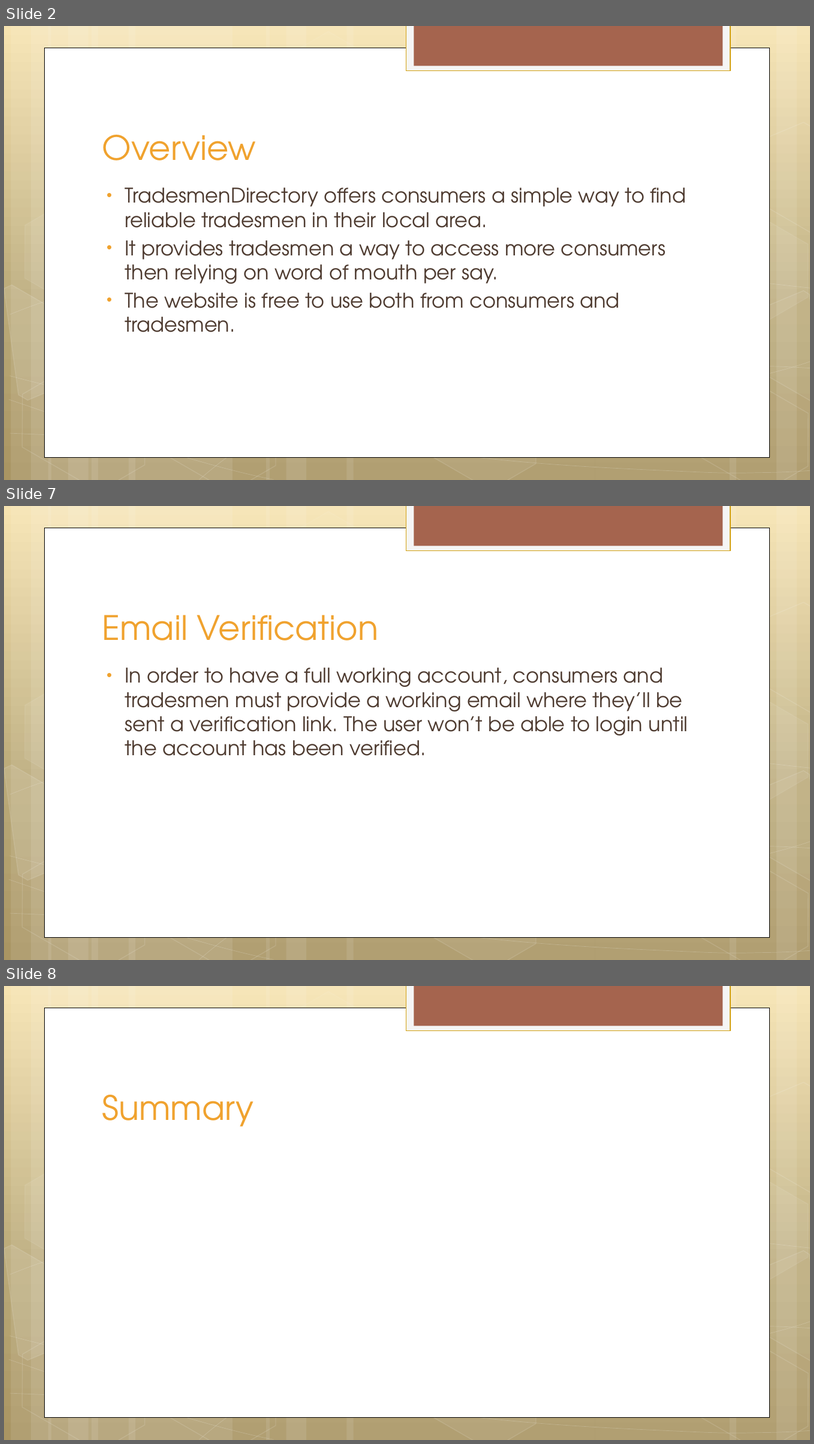
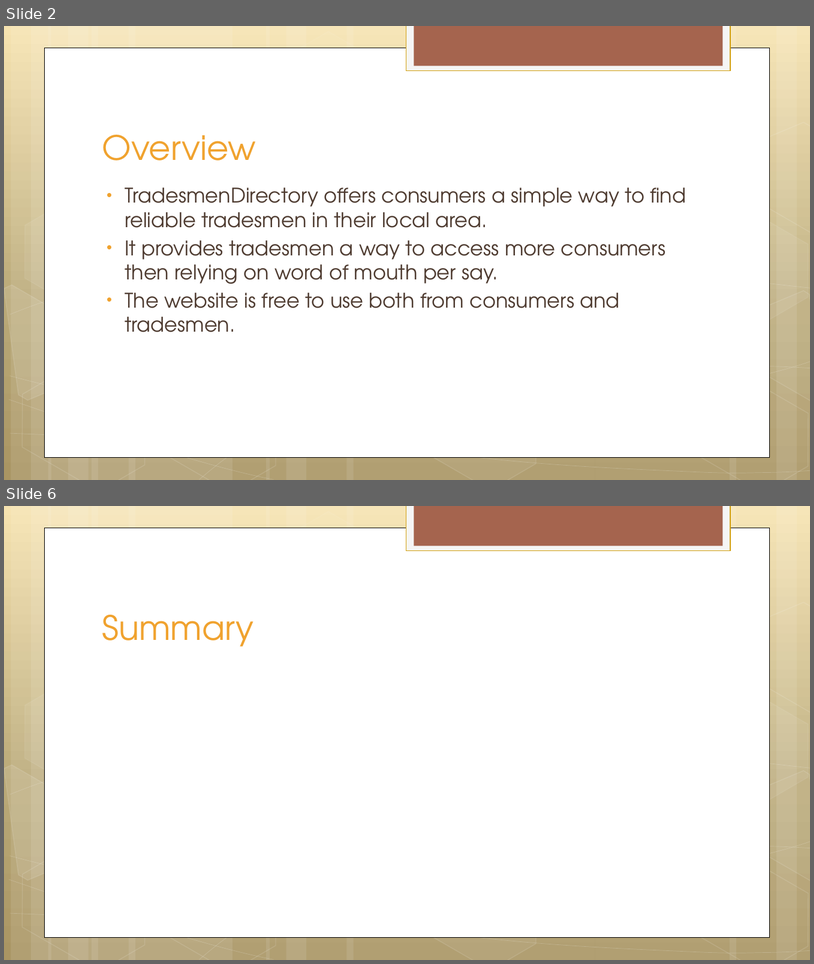
Before and after one commit to MehreenMalik/TradesmenDirectory, a slide deck: TradesmenDirectory.pptx. Shown one above the other, each under a label of ours: slides 2, 7 and 8 before the commit, slides 2 and 6 after it; the slides between them are not shown. The pictures are 814x1444 and 814x964 pixels, drawn with LibreOffice and Linux fonts; fonts in the diff are those of the drawing. Boxes give left, top, right and bottom in pixels: in the first picture for what was removed or moved away, otherwise in the second. Text is boxed around its words. In the diff, an @@ line names an element or a change of style, - is before the commit and + after.

```diff
--- a/TradesmenDirectory.pptx
+++ b/TradesmenDirectory.pptx
@@ slide 7 removed at <box>4,506,810,960</box>, background gradient #F6E4B0 to #BAA878 to #A99764; not listed: 30 template elements that a slide beside it also shows @@
@@ title removed at <box>102,615,379,640</box> @@
-Email Verification
@@ text removed at <box>125,667,689,756</box> @@
-• In order to have a full working account, consumers and tradesmen must provide a working email where they’ll be sent a verification link. The user won’t be able to login until the account has been verified.
@@ what was slide 8 is now slide 6 @@
```
Also in this commit, not shown: 1 slide changed, 2 slides added, 3 other slides removed, 10 other files.
